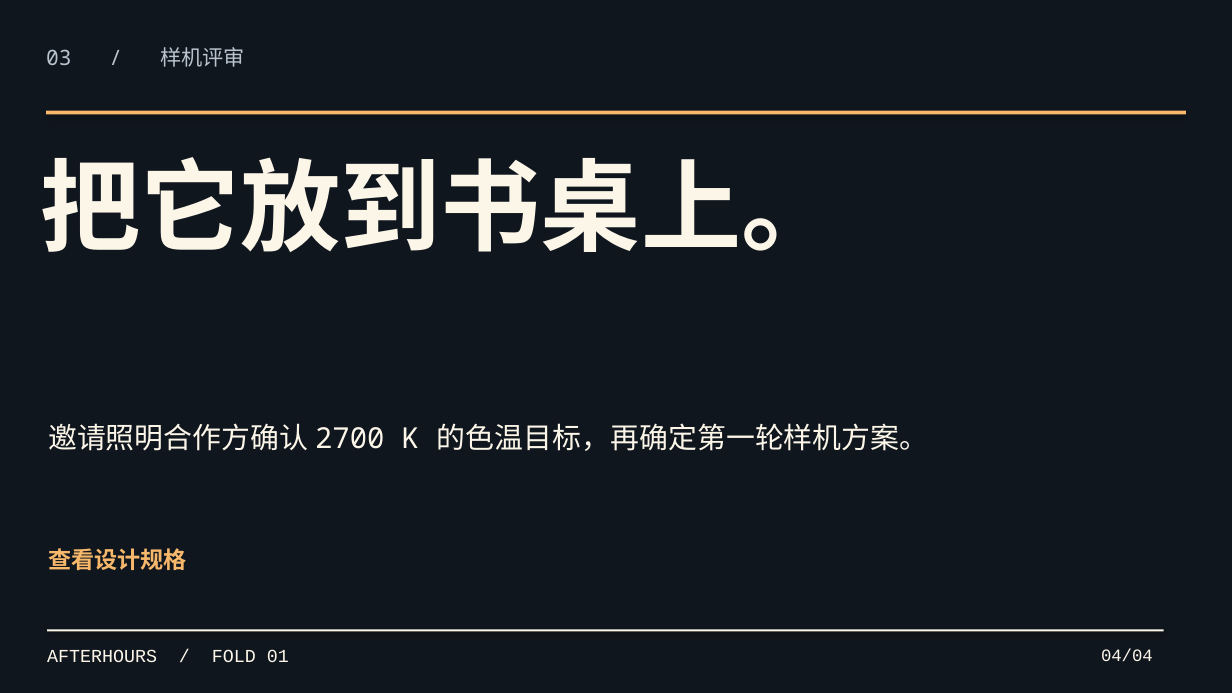
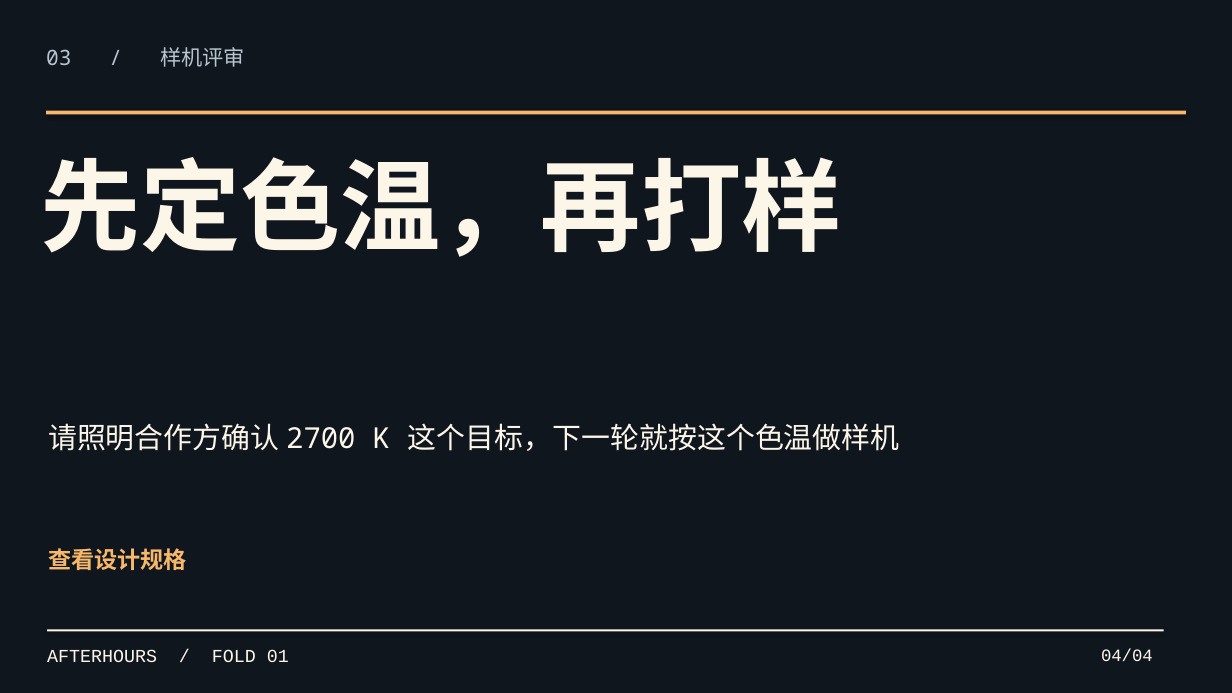
Before and after one commit to joeymilano/joey-design, a slide deck: slide 4 of docs/afterhours-deck-zh.pptx. Drawn at 1232x693 pixels with LibreOffice and Linux fonts; fonts in the diff are those of the drawing. Boxes give left, top, right and bottom in pixels: in the first picture for what was removed or moved away, otherwise in the second. Text is boxed around its words. In the diff, an @@ line names an element or a change of style, - is before the commit and + after.

```diff
--- a/docs/afterhours-deck-zh.pptx
+++ b/docs/afterhours-deck-zh.pptx
@@ text at (40, 157, 841, 257): text changed @@
-把它放到书桌上。
+先定色温，再打样
@@ text at (48, 423, 900, 451): text changed @@
-邀请照明合作方确认 2700 K 的色温目标，再确定第一轮样机方案。
+请照明合作方确认 2700 K 这个目标，下一轮就按这个色温做样机
```
Also in this commit, not shown: 3 other slides changed, 23 other files.
